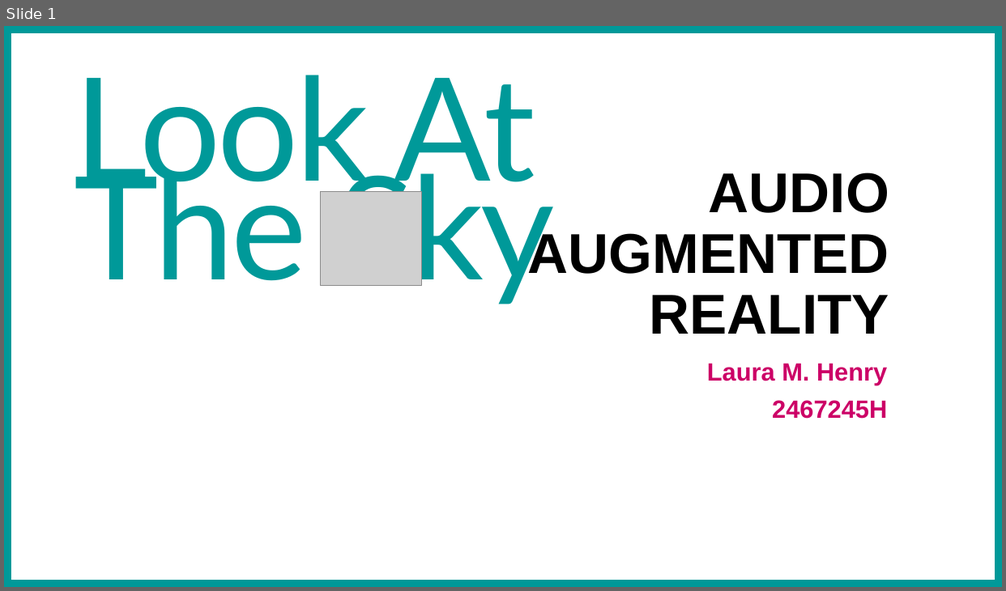
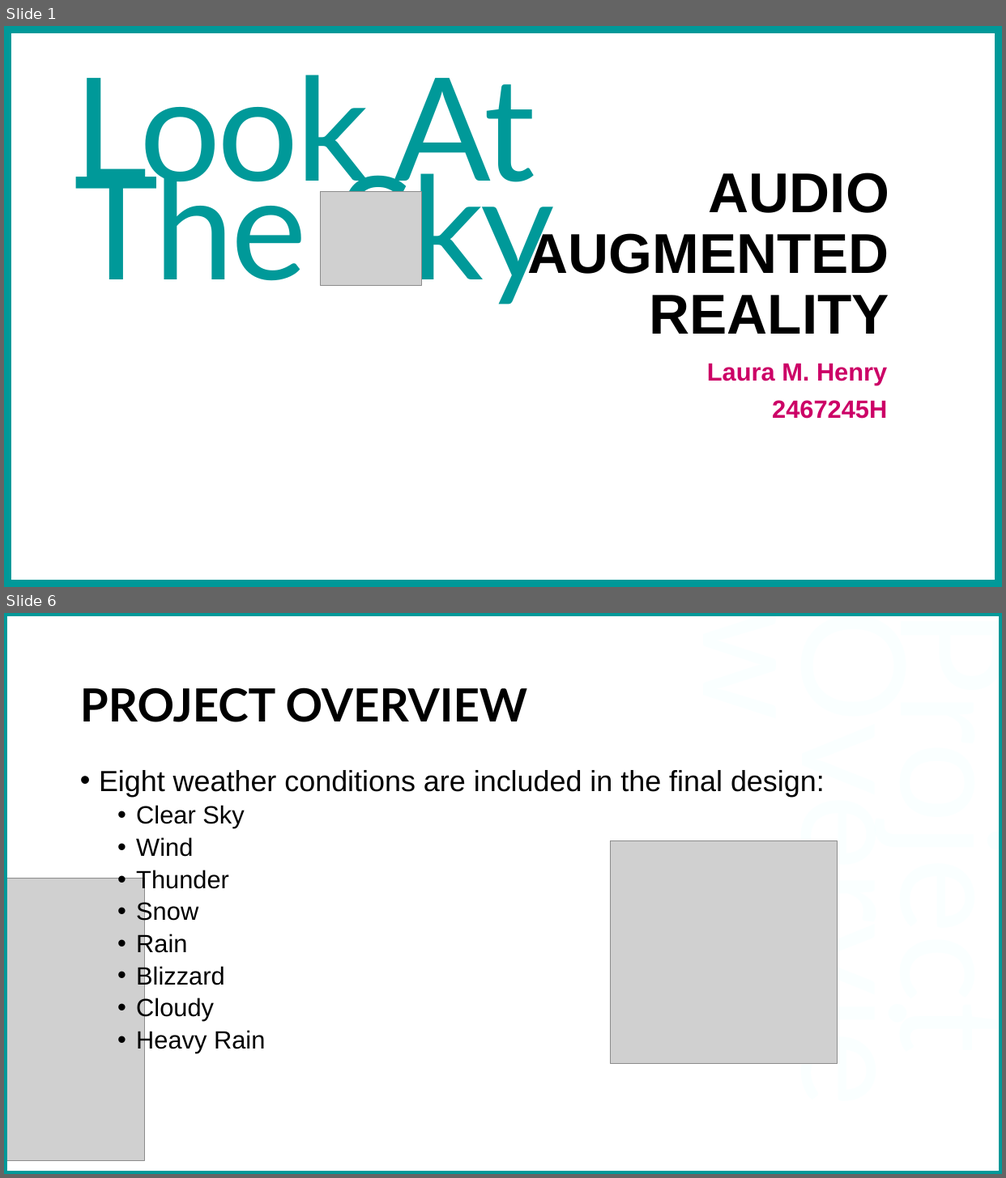
Before and after one commit to mulderandbuffy/Audio-Augmented-Reality, a slide deck: presentation/Project Presentation Slides.pptx. Shown one above the other, each under a label of ours: slide 1 before the commit, slides 1 and 6 after it; the slides between them are not shown. The pictures are 1006x591 and 1006x1178 pixels, drawn with LibreOffice and Linux fonts; fonts in the diff are those of the drawing; grey boxes stand for pictures. Boxes give left, top, right and bottom in pixels: in the first picture for what was removed or moved away, otherwise in the second. Text is boxed around its words. In the diff, an @@ line names an element or a change of style, - is before the commit and + after.

```diff
--- a/presentation/Project Presentation Slides.pptx
+++ b/presentation/Project Presentation Slides.pptx
@@ slide 6 added at box(4, 613, 1002, 1174), background #FFFFFF @@
@@ rectangle added at box(4, 613, 1002, 1174), outline #009999 6 pt @@
@@ text added at box(870, 653, 1002, 1039), 138 pt, text #EBFFFF at 24% opacity @@
+Project Overview
@@ text added at box(80, 688, 528, 722), 44 pt, text #000000, bold @@
+PROJECT OVERVIEW
@@ text added at box(99, 770, 825, 1054), 28 pt, text #000000 @@
+• Eight weather conditions are included in the final design:
+  • Clear Sky
+  • Wind
+  • Thunder
+  • Snow
+  • Rain
+  • Blizzard
+  • Cloudy
+  • Heavy Rain
@@ picture added at box(612, 841, 838, 1064) @@
@@ picture added at box(4, 879, 145, 1161) @@
```
Also in this commit, not shown: 2 slides changed, 6 other slides added, 2 slides removed, 38 other files.
